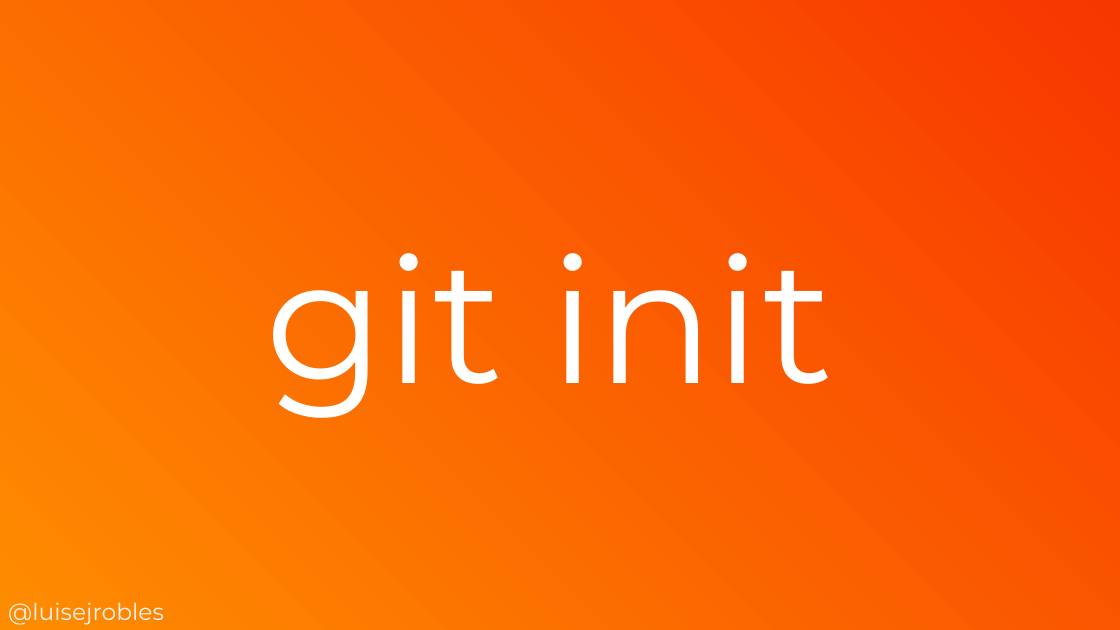
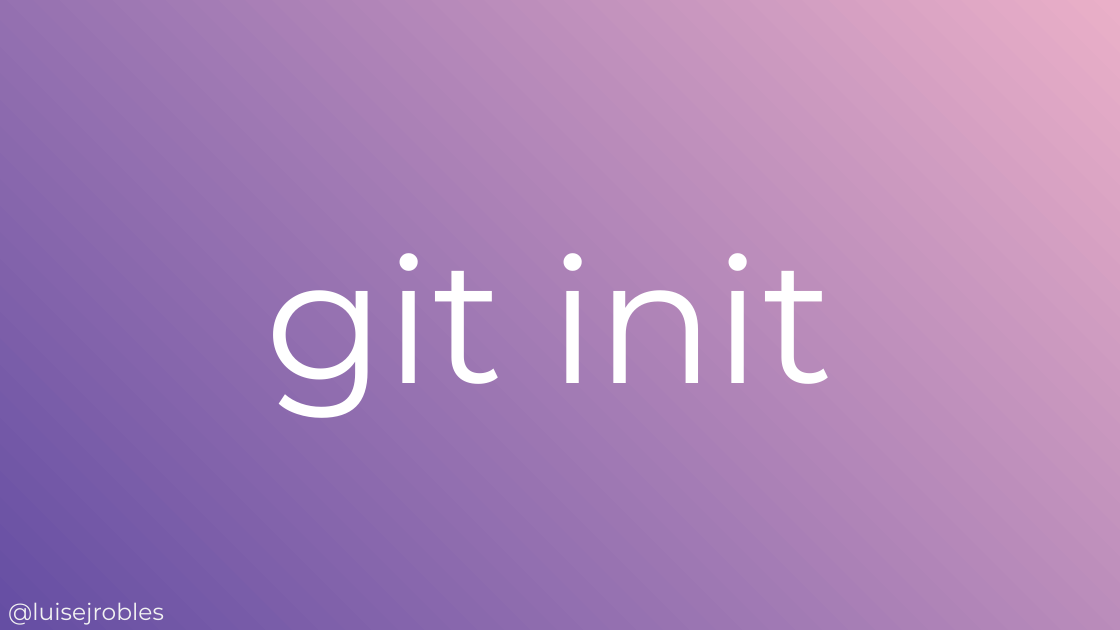
Before and after one commit to cimadev/PlaticasTalleres, a slide deck: slide 34 of 2018/30_07_18 Git-intermediate-5-days/slides.pptx (slide 12 before the commit). Drawn at 1120x630 pixels with LibreOffice and Linux fonts; fonts in the diff are those of the drawing. Boxes give left, top, right and bottom in pixels: in the first picture for what was removed or moved away, otherwise in the second. Text is boxed around its words. In the diff, an @@ line names an element or a change of style, - is before the commit and + after.

```diff
--- a/2018/30_07_18 Git-intermediate-5-days/slides.pptx
+++ b/2018/30_07_18 Git-intermediate-5-days/slides.pptx
@@ background gradient #FE8C00 to #F83600 to gradient #654EA3 to #EAAFC8 @@
```
Also in this commit, not shown: 27 other slides changed, 31 slides added, 8 slides removed.
